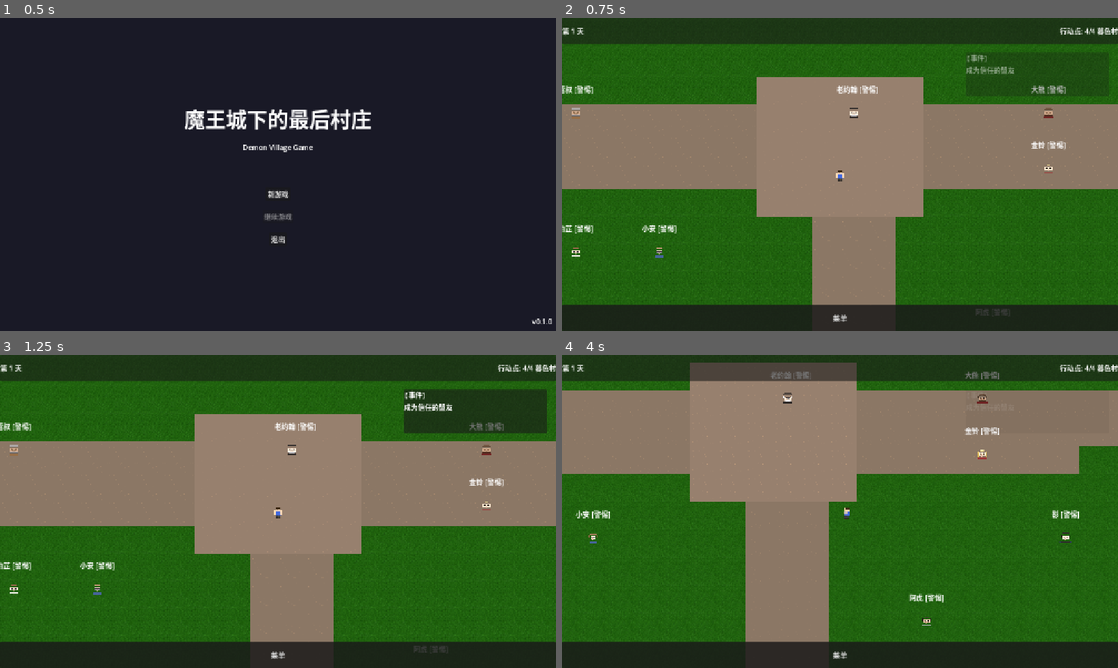
Above: before the commit, frames 1-4 (two rows, left to right).
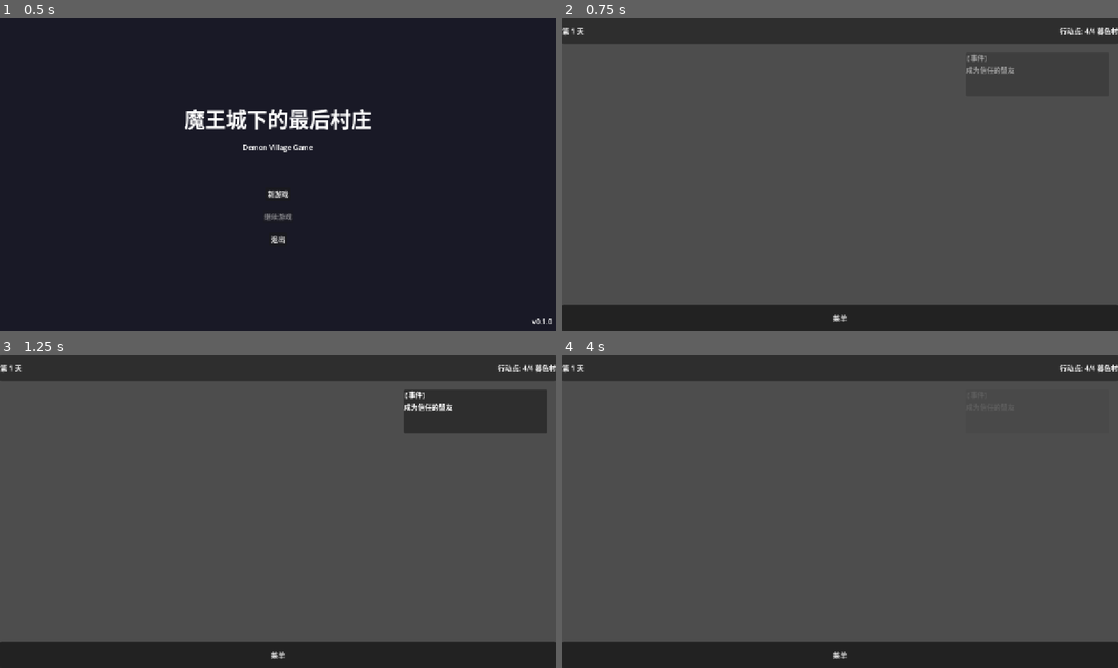
Above: after the commit, the same moments.

Repository: JCVBoss/demon_village_game
Game: Godot game, scene res://scenes/Main.tscn
Same seed, same stepped clock (60 frames per second), same inputs: the game is played once before the commit and once after it.
Inputs:
- Up to frame 1 (0.5 s): no input
- Up to frame 2 (0.75 s): click "新游戏" at 0.5 s
- Up to frame 3 (1.25 s): no input
- Up to frame 4 (4 s): click "菜单" at 1.25 s; tap Enter (ui_accept) at 2, 2.27, 3.02 s; hold D (move_right, bound only before the commit) 2.03-2.78 s; tap E (interact) at 2.1, 3.6 s; hold S (move_down, bound only before the commit) 2.78-3.53 s; tap Shift (run, bound only before the commit) at 2.85 s; hold D (move_right, bound only before the commit) from 3.53 s (still down)

Frame 1 is identical in both runs. In frame 2, 89% of the frame differs, in the area x 0-100%, y 0-95%; in frame 3, 88%; in frame 4, 89%, in the area x 0-100%, y 0-92%.
Error after the commit: Cannot call method 'add_child' on a null value. (res://scripts/locations/Village.gd:331)

Commit message:
refactor: TileMap 图层结构按设计文档规范调整
调整 z-index 配置：
- Ground (z=-10): 草地基础层
- Roads (z=-9): 道路层（在草地之上）
- GroundDecoration (z=-5): 地面装饰（花朵、石子）
- Water (z=-3): 水域层
- Buildings (z=0): 建筑地基层
- Borders (z=1): 边界层

YSortRoot (Objects z=10):
- Objects: 通用装饰物容器
- Buildings: 建筑Sprite容器
- Villagers: NPC容器

Co-Authored-By: Claude <noreply@anthropic.com>

Diff:
--- a/code/scenes/locations/Village.tscn
+++ b/code/scenes/locations/Village.tscn
@@ -26,31 +26,41 @@
 script = ExtResource("1_village")
 
 [node name="TileMapRoot" type="Node2D" parent="."]
+# TileMap 图层结构 (按设计文档规范)
 
 [node name="Ground" type="TileMapLayer" parent="TileMapRoot"]
 tile_set = ExtResource("9_tileset")
 z_index = -10
+# 草地 + 道路基础层
+
+[node name="Roads" type="TileMapLayer" parent="TileMapRoot"]
+tile_set = ExtResource("9_tileset")
+z_index = -9
+# 道路层 (在草地之上)
+
+[node name="GroundDecoration" type="TileMapLayer" parent="TileMapRoot"]
+tile_set = ExtResource("9_tileset")
+z_index = -5
+# 地面装饰（花朵、石子）
 
 [node name="Water" type="TileMapLayer" parent="TileMapRoot"]
 tile_set = ExtResource("9_tileset")
-z_index = -8
+z_index = -3
 
-[node name="Roads" type="TileMapLayer" parent="TileMapRoot"]
+[node name="Buildings" type="TileMapLayer" parent="TileMapRoot"]
 tile_set = ExtResource("9_tileset")
-z_index = -5
-
-[node name="Decorations" type="TileMapLayer" parent="TileMapRoot"]
-tile_set = ExtResource("9_tileset")
-z_index = -2
+z_index = 0
+# 建筑地基层
 
 [node name="Borders" type="TileMapLayer" parent="TileMapRoot"]
 tile_set = ExtResource("9_tileset")
-z_index = -1
+z_index = 1
 
 [node name="YSortRoot" type="Node2D" parent="."]
 y_sort_enabled = true
+# Objects 层 (z=10) - Sprite 实现
 
-[node name="SpritesDecorations" type="Node2D" parent="YSortRoot"]
+[node name="Objects" type="Node2D" parent="YSortRoot"]
 
 [node name="Buildings" type="Node2D" parent="YSortRoot"]
 
--- a/code/scripts/locations/Village.gd
+++ b/code/scripts/locations/Village.gd
@@ -9,16 +9,17 @@
 @export var village_name: String = "暮色村"
 
 # ==================== 节点引用 ====================
-# 地面层 (TileMap) - 不参与 Y-sorting
+# TileMap 图层 (按设计文档 z-index 规范)
 @onready var ground_layer: TileMapLayer = $TileMapRoot/Ground
 @onready var roads_layer: TileMapLayer = $TileMapRoot/Roads
+@onready var ground_decoration_layer: TileMapLayer = $TileMapRoot/GroundDecoration
 @onready var water_layer: TileMapLayer = $TileMapRoot/Water
+@onready var buildings_layer: TileMapLayer = $TileMapRoot/Buildings
 @onready var borders_layer: TileMapLayer = $TileMapRoot/Borders
-@onready var decorations_layer: TileMapLayer = $TileMapRoot/Decorations
-
-# Y-sorting 层 - 建筑、装饰、NPC、玩家按 Y 坐标排序
+
+# Objects 层 (YSort) - Sprite 实现，按 Y 坐标排序 (z=10)
 @onready var y_sort_root: Node2D = $YSortRoot
-@onready var decorations_container: Node2D = $YSortRoot/SpritesDecorations
+@onready var objects_container: Node2D = $YSortRoot/Objects
 @onready var buildings_container: Node2D = $YSortRoot/Buildings
 @onready var villagers_container: Node2D = $YSortRoot/Villagers
 @onready var player: CharacterBody2D = $YSortRoot/Player
@@ -275,14 +276,15 @@
 
 
 func _generate_decorations_layer() -> void:
-	"""生成装饰物层 - 按设计文档"""
-	if not decorations_layer:
+	"""生成地面装饰层 - 按设计文档"""
+	if not ground_decoration_layer:
 		return
 
-	# 暂时用瓦片占位，等待美工 Sprite 资源
-	# 装饰物应该在 YSortRoot 中用 Sprite 渲染
-
-	print("[Village] 装饰物层待美工 Sprite 资源")
+	# 暂时留空，等待美工 Sprite 资源
+	# 地面装饰（花朵、石子）应该在 GroundDecoration TileMapLayer
+	# 或者作为 Sprite 在 Objects 层
+
+	print("[Village] 地面装饰层待实现")
 
 
 # ==================== 建筑系统 (等待美工 Sprite 资源) ====================
@@ -313,7 +315,7 @@
 
 	decoration.name = decoration_id
 	decoration.position = pos
-	decorations_container.add_child(decoration)
+	objects_container.add_child(decoration)
 	print("[Village] 装饰物生成: %s at %s" % [decoration_id, pos])
 
 
